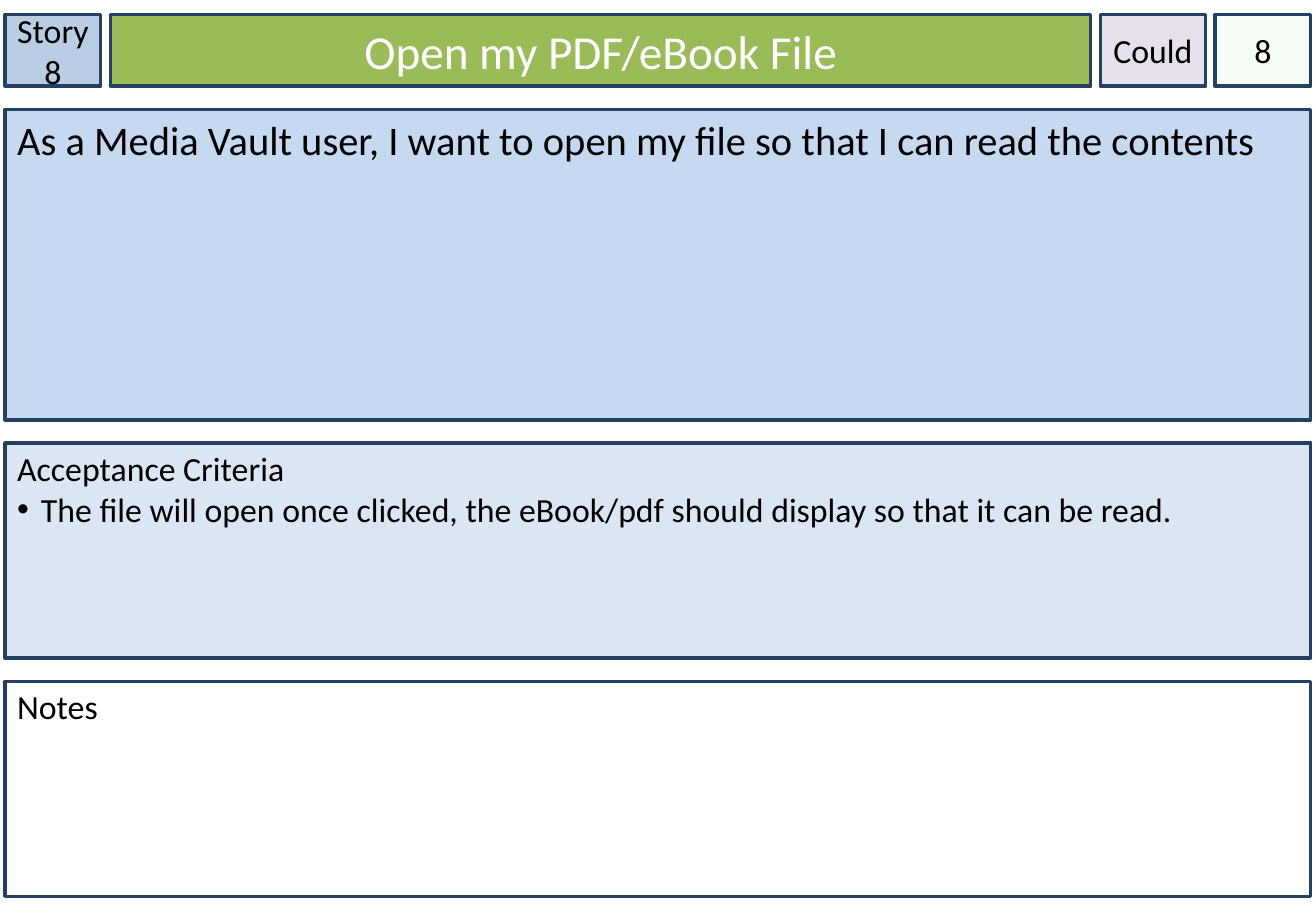
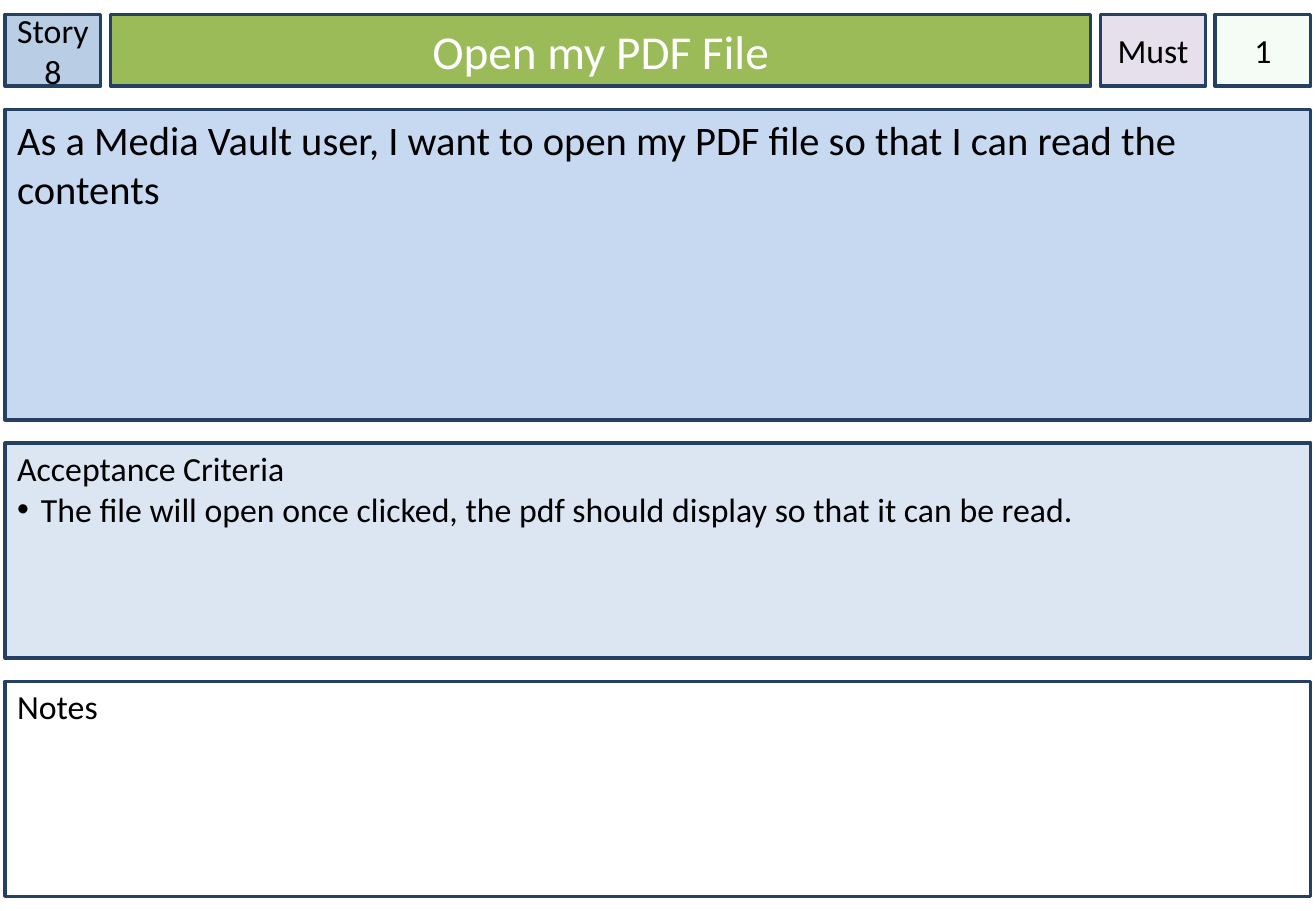
Before and after one commit to Lewibra/IFB299, a slide deck: slide 11 of Stories/Story Cards.pptx (slide 10 before the commit). Drawn at 1316x911 pixels with LibreOffice and Linux fonts; fonts in the diff are those of the drawing. Boxes give left, top, right and bottom in pixels: in the first picture for what was removed or moved away, otherwise in the second. Text is boxed around its words. In the diff, an @@ line names an element or a change of style, - is before the commit and + after.

```diff
--- a/Stories/Story Cards.pptx
+++ b/Stories/Story Cards.pptx
@@ text in rectangle at bbox=[432, 36, 769, 77]: text changed @@
-Open my PDF/eBook File
+Open my PDF File
@@ text in rectangle at bbox=[1118, 41, 1189, 64]: text changed @@
-Could
+Must
@@ text in rectangle at bbox=[1254, 41, 1271, 63]: text changed @@
-8
+1
@@ text in rectangle at bbox=[17, 127, 1176, 205]: text changed @@
-As a Media Vault user, I want to open my file so that I can read the contents
+As a Media Vault user, I want to open my PDF file so that I can read the contents
@@ text in rectangle at bbox=[41, 498, 1073, 528]: text changed @@
-• The file will open once clicked, the eBook/pdf should display so that it can be read.
+• The file will open once clicked, the pdf should display so that it can be read.
```
Also in this commit, not shown: 20 other slides changed, 2 slides added, 2 slides removed.
